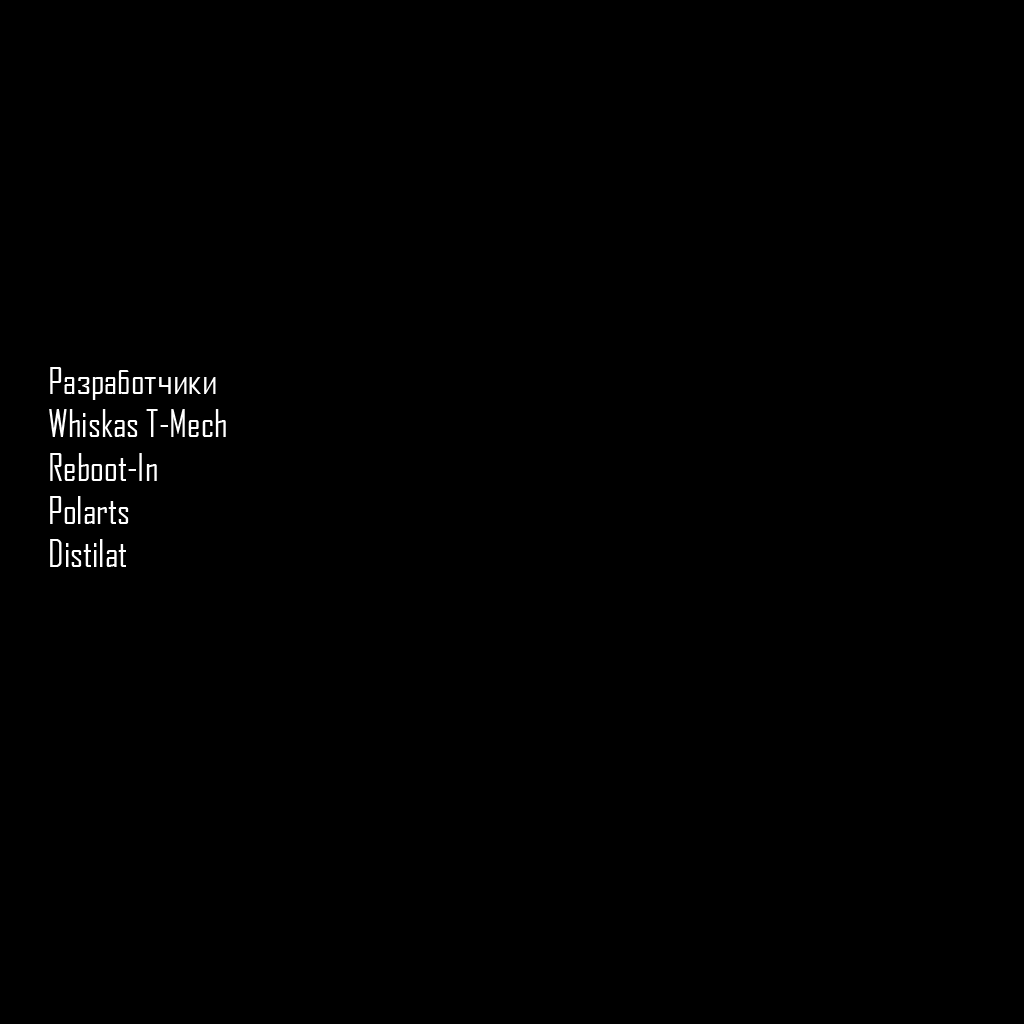
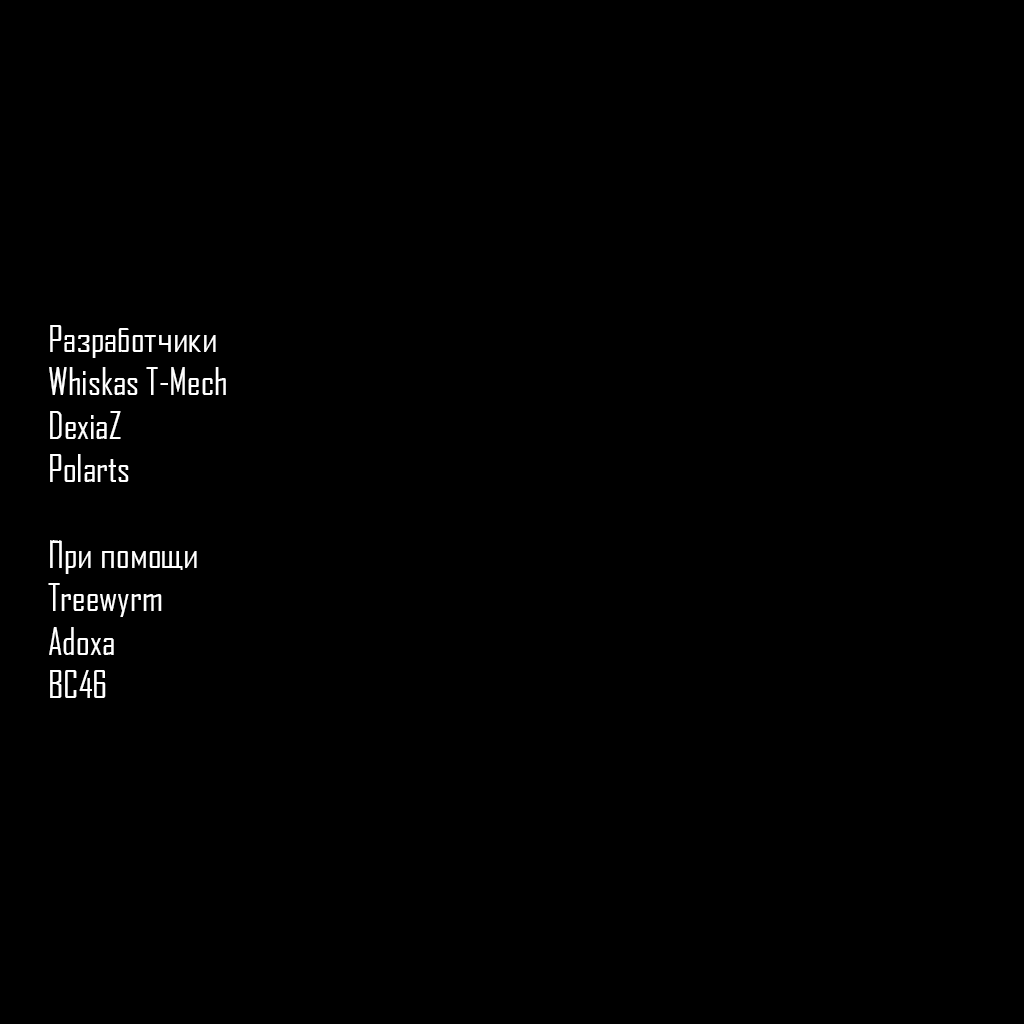
Before/after of a 1024x1024 layered artwork. What changed in the layer stack:
renamed "Разработчики Whiskas T-Mech Reboot-In Polarts Distilat" to "Разработчики Whiskas T-Mech DexiaZ Polarts При помощи Treewyrm", painted on it over box(48, 325, 226, 698)
